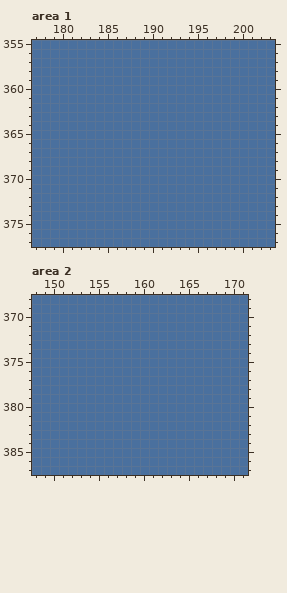
File history of a pixel-art file, Assets/Aseprite/map.ase. The first picture shows the starting point.
250x445 pixels, 1 frame. Colours within 5 levels of each other are drawn and written as one. Shown: area 1: x 177..203, y 355..377; area 2: x 148..171, y 368..387. The commit also changed other parts of the picture, which this record leaves out.
New version:
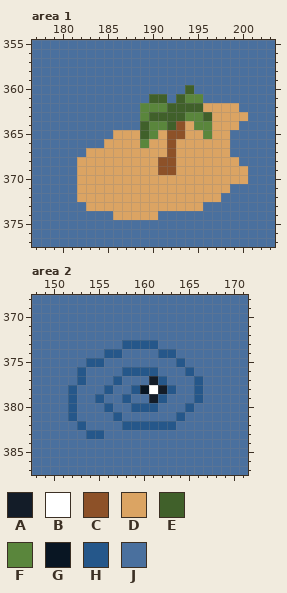
Palette (. is transparent): A #131c28  B #ffffff  C #8d5128  D #dba463  E #40602a  F #5a863c  G #091623  H #25578a  J #4a709e
The edit:
layer "sites" added
Area 1, layers "trees", "earth":
y 360: x 194 J -> E
y 361: x 190..191 JJ -> EE; x 193..195 JJJ -> EFF
y 362: x 189..199 JJJJJJJJJJJ -> FFFEEEEDDDD
y 363: x 189..200 JJJJJJJJJJJJ -> FEEEEFFEDDDD
y 364: x 189..199 JJJJJJJJJJJ -> EFFECDFFDDD
y 365: x 186..198 JJJJJJJJJJJJJ -> DDDEFDCCDDFDD
y 366: x 185..198 JJJJJJJJJJJJJJ -> DDDDFDDCDDDDDD
y 367: x 183..198 JJJJJJJJJJJJJJJJ -> DDDDDDDDDCDDDDDD
y 368: x 182..199 JJJJJJJJJJJJJJJJJJ -> DDDDDDDDDCCDDDDDDD
y 369: x 182..200 JJJJJJJJJJJJJJJJJJJ -> DDDDDDDDDCCDDDDDDDD
y 370: x 182..200 JJJJJJJJJJJJJJJJJJJ -> DDDDDDDDDDDDDDDDDDD
y 371: x 182..198 JJJJJJJJJJJJJJJJJ -> DDDDDDDDDDDDDDDDD
y 372: x 182..197 JJJJJJJJJJJJJJJJ -> DDDDDDDDDDDDDDDD
y 373: x 183..195 JJJJJJJJJJJJJ -> DDDDDDDDDDDDD
y 374: x 186..190 JJJJJ -> DDDDD
Area 2, layers "sites", "terrain_texture":
y 373: x 158..161 JJJJ -> HHHH
y 374: x 156..157 JJ -> HH; x 162..163 JJ -> HH
y 375: x 154..155 JJ -> HH; x 164 J -> H
y 376: x 153 J -> H; x 158..161 JJJJ -> HHHH; x 165 J -> H
y 377: x 153 J -> H; x 157 J -> H; x 161..162 JJ -> AH; x 166 J -> H
y 378: x 152 J -> H; x 156 J -> H; x 159..163 JJJJJ -> HGBAH; x 166 J -> H
y 379: x 152 J -> H; x 155 J -> H; x 158 J -> H; x 161..162 JJ -> AH; x 166 J -> H
y 380: x 152 J -> H; x 156 J -> H; x 159..161 JJJ -> HHH; x 165 J -> H
y 381: x 152 J -> H; x 157 J -> H; x 164 J -> H
y 382: x 153 J -> H; x 158..163 JJJJJJ -> HHHHHH
y 383: x 154..155 JJ -> HH
Pixel boxes of the changes (left, top, right, bottom) in both pictures:
changed: (77, 85, 248, 220)
changed: (68, 340, 203, 439)
